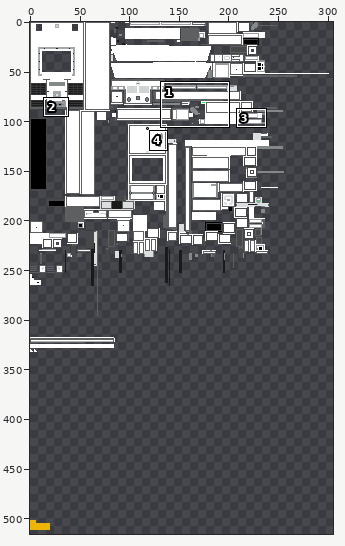
A sprite sheet gets an edit: doodle tank Resources/textures/entity/tiger_1/default.png. The picture above shows the old version from afar; the outline marks the close-up.
Close-up. First the earlier version:
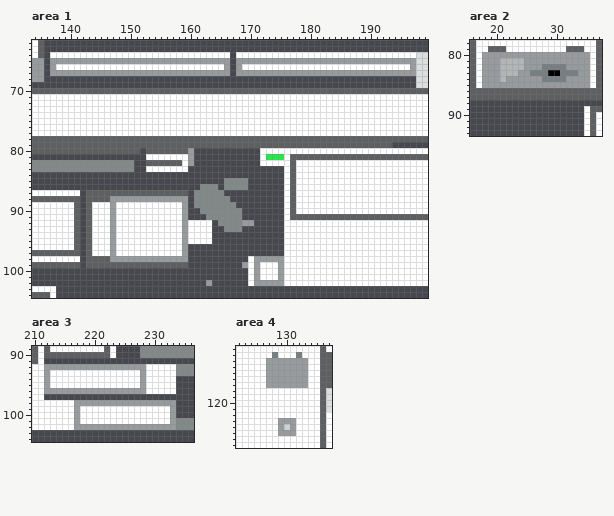
The file is 2048x2048 pixels. Colours within 5 levels of each other are drawn and written as one. Shown: area 1: x 134..199, y 62..104; area 2: x 16..37, y 78..93; area 3: x 210..236, y 89..104; area 4: x 122..137, y 111..127. The wide view leaves out empty margins. The commit also changed other parts of the picture, which this record leaves out.
Once edited:
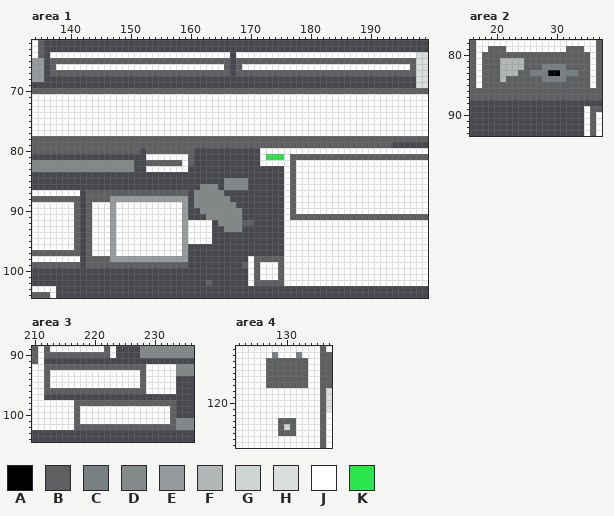
Palette (. is transparent): A #000000  B #5d5f60  C #787f82  D #838889  E #979b9d  F #b3b6b7  G #ced3d4  H #dadedf  J #ffffff  K #29e64d
Diff:
Area 1:
Colour B replaces colour E in row 65 at x 137 to 166 and 168 to 197; in row 66 at x 137, 166, 168 and 197; in row 67 at x 137 to 166 and 168 to 197; in rows 80 to 82 at x 160; in row 92 at x 169 to 170; in row 98 at x 171 to 175.
Colour B replaces colour E in row 99 at x 169, 171 and 175; in rows 100 to 101 at x 171 and 175; in row 102 at x 163 and 171 to 175.
Area 2:
Colour B replaces colour E in row 80 at x 18 to 35; in row 81 at x 18 to 20 and 25 to 35; in row 82 at x 18 to 20, 25 to 27 and 32 to 35; in row 83 at x 18 to 20, 24 to 25 and 34 to 35; in row 84 at x 18 to 20, 22 to 27 and 32 to 35; in row 85 at x 18 to 35.
Area 3:
Colour B replaces colour E in row 92 at x 212 to 228; in rows 93 to 95 at x 212 and 228; in row 96 at x 212 to 228; in row 98 at x 217 to 233; in rows 99 to 101 at x 217 and 233; in row 102 at x 217 to 233.
Area 4:
Colour B replaces colour E in rows 113 to 117 at x 127 to 133; in row 123 at x 129 to 131; in row 124 at x 129 and 131; in row 125 at x 129 to 131.
